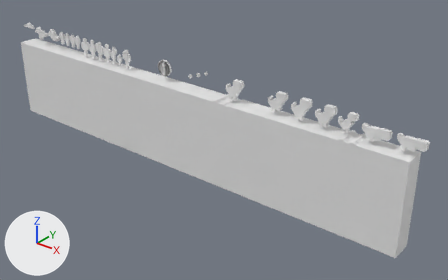
Renders of the Blender file Assets/_gAME/Dino Models/Models.blend from each side of a commit.
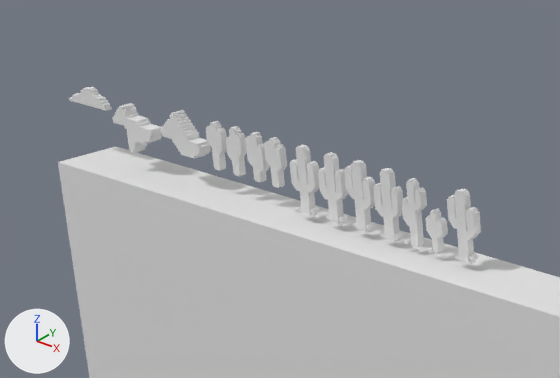
The first picture shows the older version from a 50 mm camera at (78.8, -51.9, 29.0) aimed at (35.4, 2.3, -4.6). The close-ups show both versions on the part from 1% to 34% of the width and 0% to 35% of the height of that picture; other places that the commit changed are outside them. The axes (+X, +Y, +Z) are drawn at lower left. The lights are the same throughout. Materials are left out; every surface is plain grey.

Objects in the first close-up: 'Bird 1', 'Bird 2', 'Cactus 1', 'Cactus 10', 'Cactus 11', 'Cactus 3', 'Cactus 4', 'Cactus 5', 'Cactus 6', 'Cactus 7', 'Cactus 8', 'Cactus 9', 'Floor'.
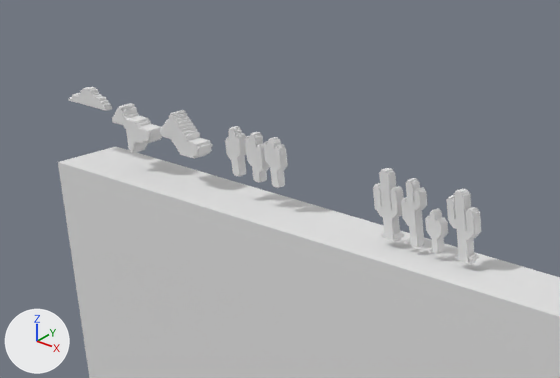
Where the newer file only moved an object's origin or applied its transform, the numbers keep the older frame.

Patch to the scene script:
```diff
--- a/Assets/_gAME/Dino Models/Models.blend.py
+++ b/Assets/_gAME/Dino Models/Models.blend.py
@@ ob_cactus_5 @@
-ob_cactus_5 = bpy.data.objects.new('Cactus 5', me_path29)
-ob_cactus_5.location = (16.19, 0.0, 3.43)
-ob_cactus_5.rotation_euler = (1.571, 0.0, 0.0)  # degrees (90, 0, 0)
-ob_cactus_5.scale = (89.1, 89.1, 89.1)
@@ ob_cactus_6 @@
-ob_cactus_6 = bpy.data.objects.new('Cactus 6', me_path30)
-ob_cactus_6.location = (14.72, 0.0, 3.33)
-ob_cactus_6.rotation_euler = (1.571, 0.0, 0.0)  # degrees (90, 0, 0)
-ob_cactus_6.scale = (89.1, 89.1, 89.1)
@@ ob_cactus_7 @@
-ob_cactus_7 = bpy.data.objects.new('Cactus 7', me_path37)
-ob_cactus_7.location = (13.25, 0.0, 3.35)
-ob_cactus_7.rotation_euler = (1.571, 0.0, 0.0)  # degrees (90, 0, 0)
-ob_cactus_7.scale = (89.1, 89.1, 89.1)
@@ ob_cactus_11 @@
-ob_cactus_11 = bpy.data.objects.new('Cactus 11', me_path41)
-ob_cactus_11.location = (8.38, 0.0, 4.22)
-ob_cactus_11.rotation_euler = (1.571, 0.0, 0.0)  # degrees (90, 0, 0)
-ob_cactus_11.scale = (89.1, 89.1, 89.1)
```

Pixel boxes [x1, y1, x2, y2] of what changed, in the close-ups (560 x 378 px):
'Cactus 5', deleted: before [344, 160, 375, 234]
'Cactus 7', deleted: before [289, 145, 320, 217]
'Cactus 6', deleted: before [318, 152, 348, 225]
'Cactus 11', deleted: before [206, 121, 227, 171]
